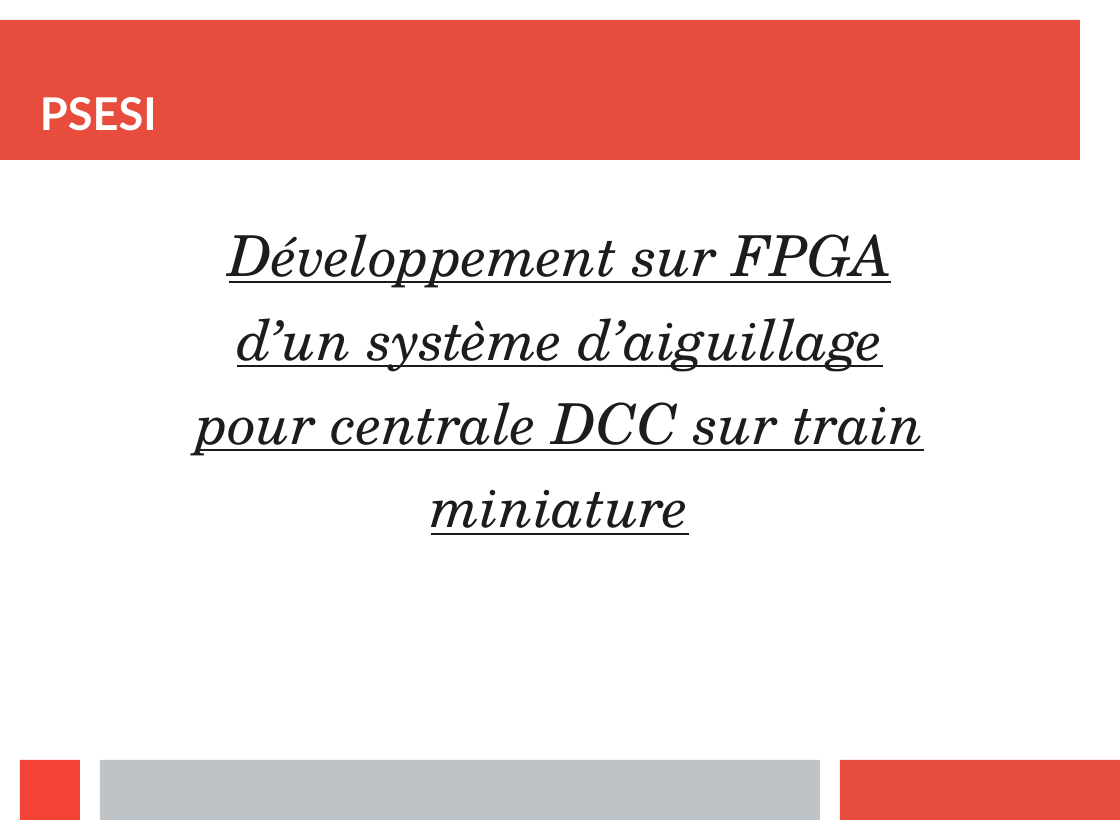
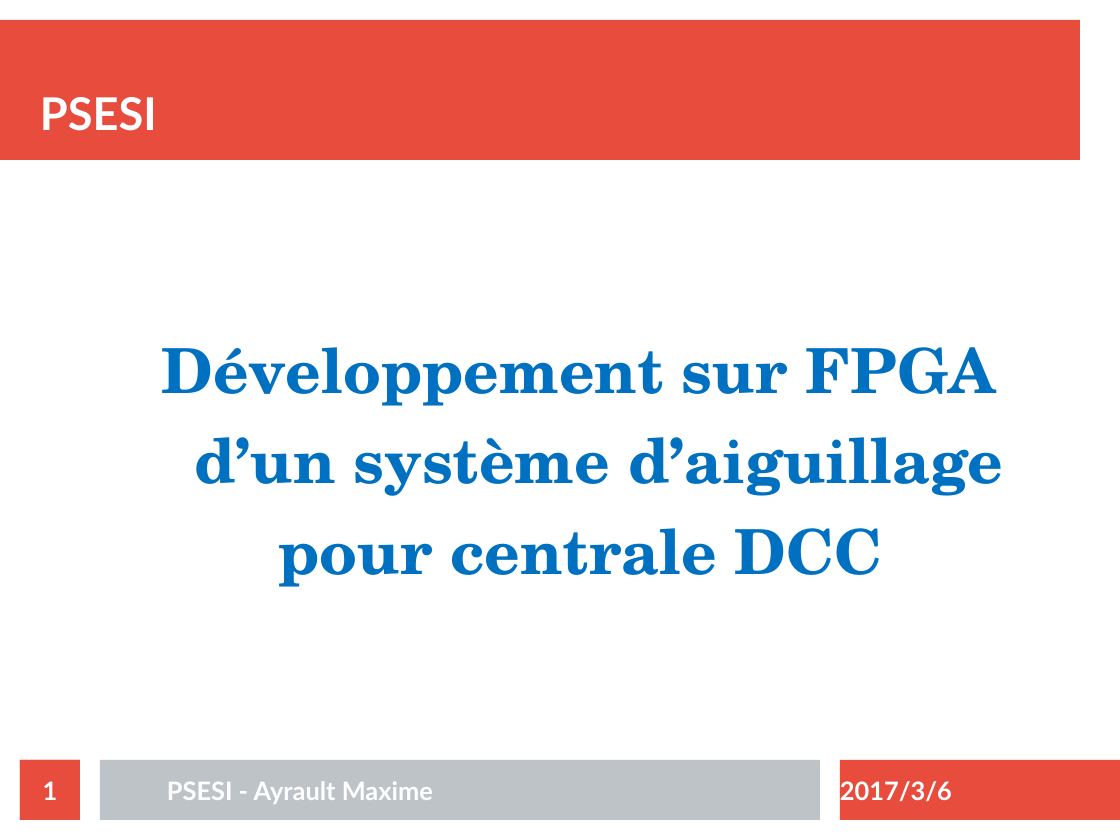
Before and after one commit to maximouth/psesi, a slide deck: slide 1 of Presentation/presentation.odp. Drawn at 1120x840 pixels with LibreOffice and Linux fonts; fonts in the diff are those of the drawing. Boxes give left, top, right and bottom in pixels: in the first picture for what was removed or moved away, otherwise in the second. Text is boxed around its words. In the diff, an @@ line names an element or a change of style, - is before the commit and + after.

```diff
--- a/Presentation/presentation.odp
+++ b/Presentation/presentation.odp
@@ subtitle "Développement sur FPGA": place and size @@
-subtitle "Développement sur FPGA" at [196, 234, 924, 535]
+subtitle "Développement sur FPGA" at [162, 347, 1003, 587]
@@ subtitle "Développement sur FPGA" at [162, 347, 1003, 587]: vertical alignment top to middle @@
@@ subtitle at [162, 347, 1003, 496]: size 40 to 44 pt, text colour #1C1C1C to #0070C0, bold on, italic off, underline off in "Développement sur FPGA", "d’un système d’aiguillage" @@
@@ subtitle at [278, 528, 883, 587]: text changed; size 40 to 44 pt; text colour #1C1C1C to #0070C0; bold on; italic off @@
-pour centrale DCC sur train
-miniature
+pour centrale DCC
@@ rectangle removed at [20, 760, 80, 820] @@
@@ freeform shape added at [20, 760, 80, 820], fill #F44336 @@
@@ page number added at [20, 760, 80, 820], fill #E74C3C, 18 pt, text #FFFFFF, bold @@
+1
@@ rectangle removed at [100, 760, 820, 820] @@
@@ freeform shape added at [100, 760, 820, 820], fill #BDC3C7 @@
@@ rectangle removed at [841, 760, 1120, 820] @@
@@ freeform shape added at [841, 760, 1120, 820], fill #E74C3C @@
@@ text added at [167, 781, 433, 804], 18 pt, text #FFFFFF, bold @@
+PSESI - Ayrault Maxime
@@ text added at [840, 781, 952, 801], 18 pt, text #FFFFFF, bold @@
+2017/3/6
```
Also in this commit, not shown: 22 slides added, 13 slides removed.
